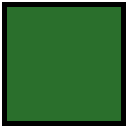
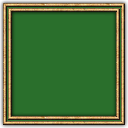
Two versions of the same layered image (w=128, h=128). Layer-by-layer changes:
removed layer "Rectangle 1" over (8, 8, 120, 120)
removed layer "Background" over (2, 2, 126, 126)
added layer "Layer 10" above "Layer 11" over (0, 0, 128, 128)
added layer "Layer 11" over (3, 3, 125, 125)
